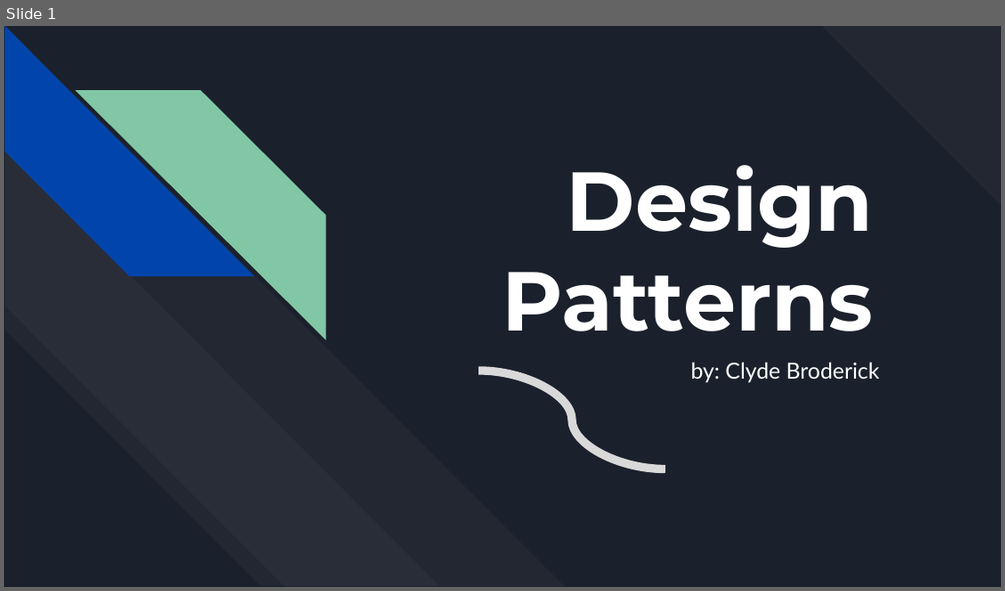
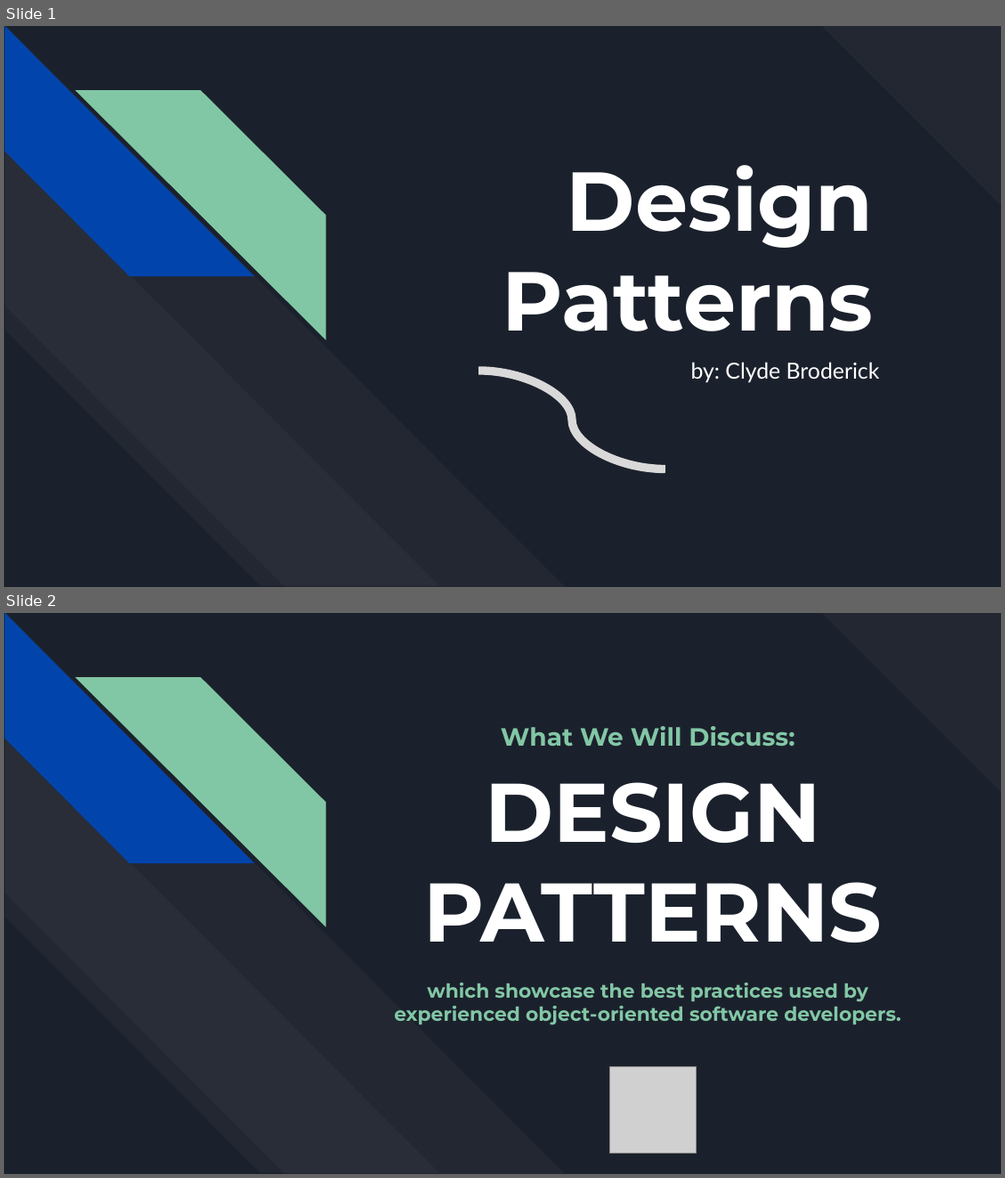
Before and after one commit to ZCW-Java8-0/DesigningPatterns, a slide deck: Design Patterns.pptx. Shown one above the other, each under a label of ours: slide 1 before the commit, slides 1 and 2 after it. The pictures are 1005x591 and 1005x1178 pixels, drawn with LibreOffice and Linux fonts; fonts in the diff are those of the drawing; grey boxes stand for pictures. Boxes give left, top, right and bottom in pixels: in the first picture for what was removed or moved away, otherwise in the second. Text is boxed around its words. In the diff, an @@ line names an element or a change of style, - is before the commit and + after.

```diff
--- a/Design Patterns.pptx
+++ b/Design Patterns.pptx
@@ slide 2 added at (4, 613, 1001, 1174), background #1B212C; not listed: 5 template elements that a slide beside it also shows @@
@@ text added at (501, 726, 794, 746), 18 pt, text #82C7A5, bold @@
+What We Will Discuss:
@@ title added at (424, 782, 882, 942), 60 pt, text #FFFFFF, bold @@
+DESIGN
+PATTERNS
@@ text added at (394, 982, 901, 1025), 14 pt, text #82C7A5, bold @@
+which showcase the best practices used by experienced object-oriented software developers.
@@ picture added at (609, 1067, 696, 1153) @@
```
Also in this commit, not shown: 14 slides changed, 3 slides removed.
